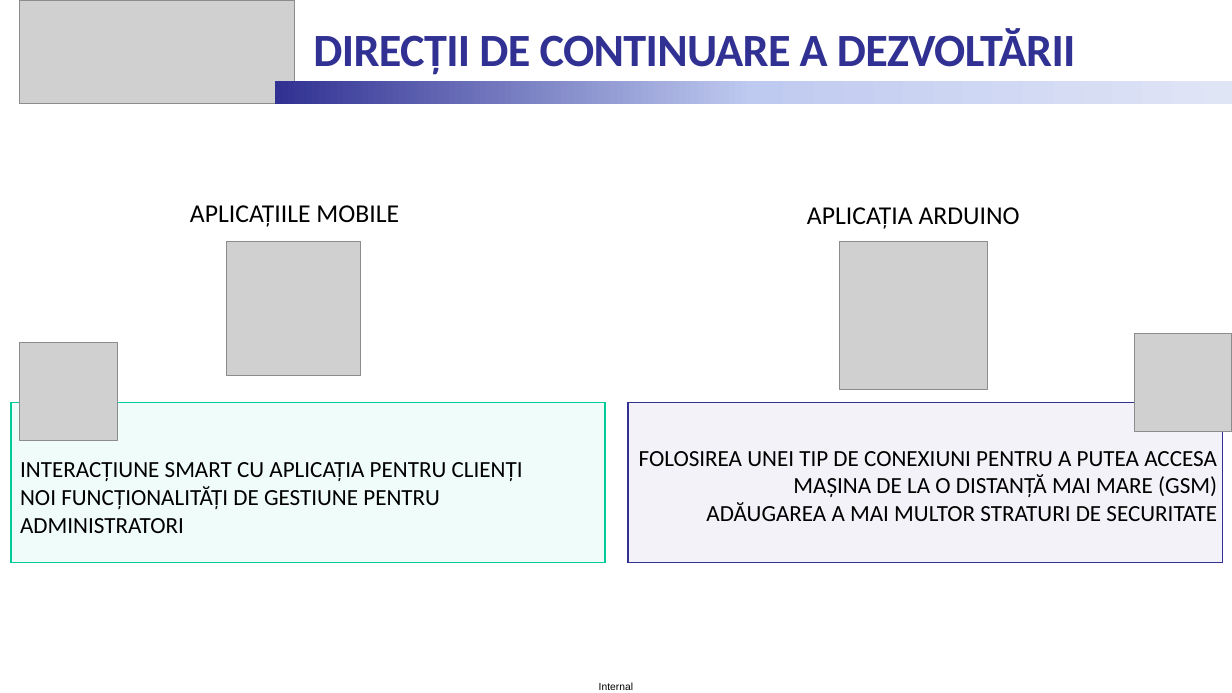
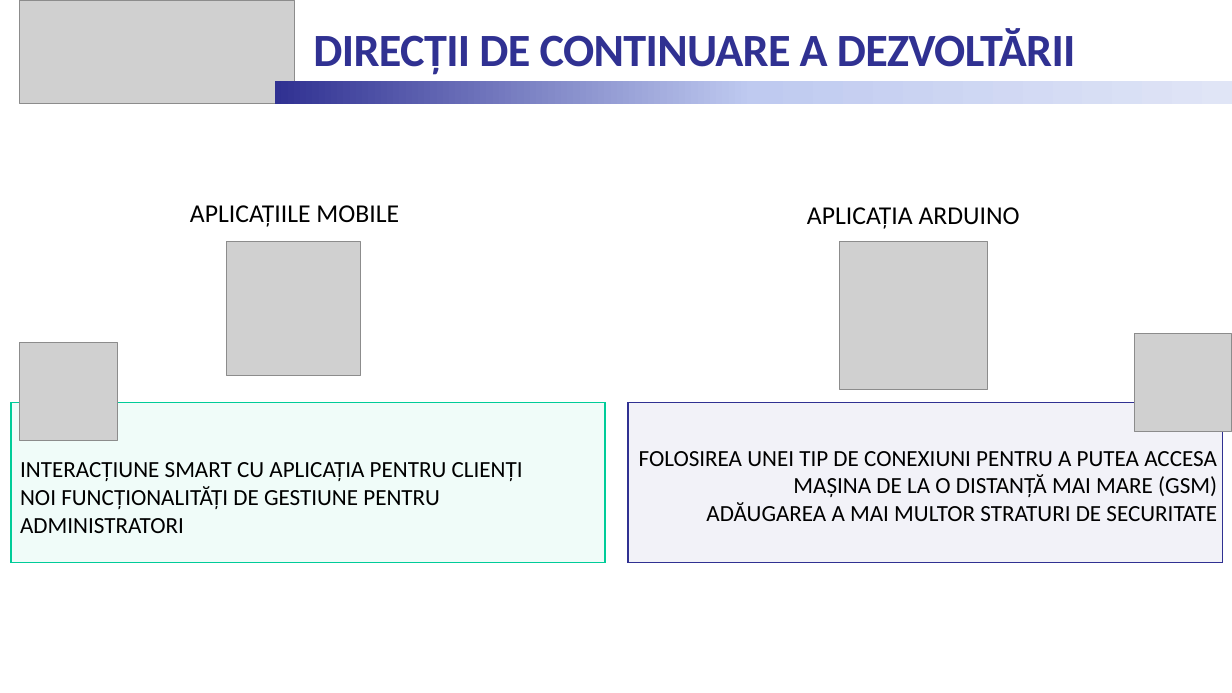
Before and after one commit to senciuckristine/DigitalKey, a slide deck: slide 13 of Documentation/Prezentare_Senciuc_Kristine.pptx (slide 10 before the commit). Drawn at 1232x693 pixels with LibreOffice and Linux fonts; fonts in the diff are those of the drawing; grey boxes stand for pictures. Boxes give left, top, right and bottom in pixels: in the first picture for what was removed or moved away, otherwise in the second. Text is boxed around its words. In the diff, an @@ line names an element or a change of style, - is before the commit and + after.

Commit message:
update on ppt
update on ppt

```diff
--- a/Documentation/Prezentare_Senciuc_Kristine.pptx
+++ b/Documentation/Prezentare_Senciuc_Kristine.pptx
@@ text removed at [599,683,633,690] @@
-Internal
```
Also in this commit, not shown: 9 other slides changed, 4 slides added, 1 slide removed.
